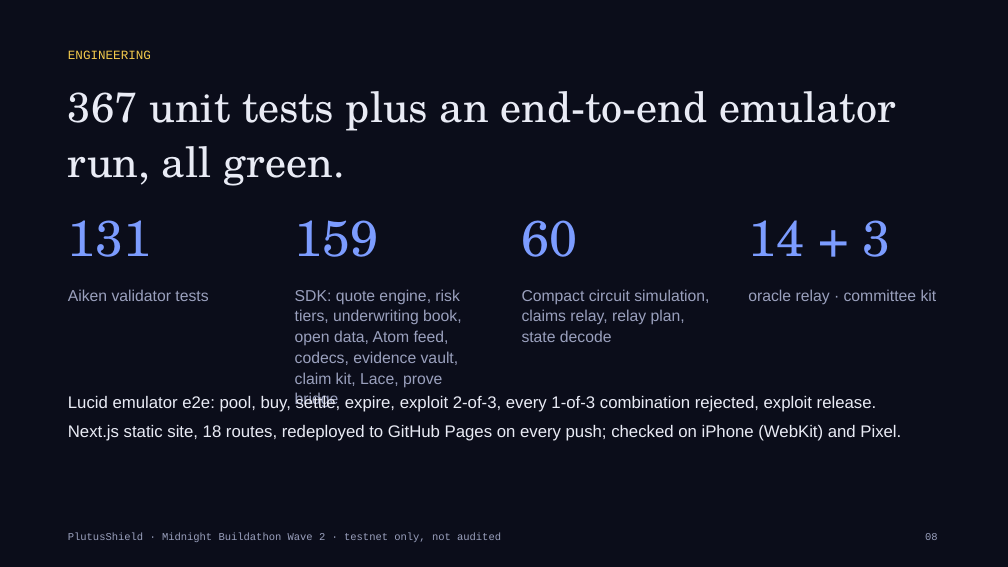
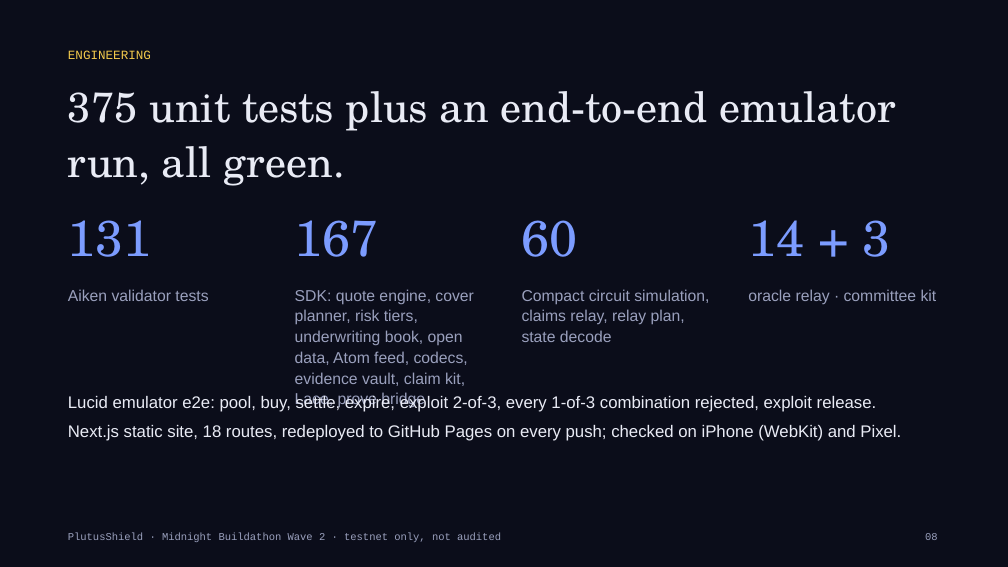
Before and after one commit to Kshot3000/PlutusShield, a slide deck: slide 8 of docs/buildathon/PlutusShield-Wave2-deck.pptx. Drawn at 1008x567 pixels with LibreOffice and Linux fonts; fonts in the diff are those of the drawing. Boxes give left, top, right and bottom in pixels: in the first picture for what was removed or moved away, otherwise in the second. Text is boxed around its words. In the diff, an @@ line names an element or a change of style, - is before the commit and + after.

```diff
--- a/docs/buildathon/PlutusShield-Wave2-deck.pptx
+++ b/docs/buildathon/PlutusShield-Wave2-deck.pptx
@@ text at [68,91,896,186]: text changed @@
-367 unit tests plus an end-to-end emulator run, all green.
+375 unit tests plus an end-to-end emulator run, all green.
@@ text at [295,220,379,257]: text changed @@
-159
+167
@@ text at [295,289,473,409]: text changed @@
-SDK: quote engine, risk tiers, underwriting book, open data, Atom feed, codecs, evidence vault, claim kit, Lace, prove bridge
+SDK: quote engine, cover planner, risk tiers, underwriting book, open data, Atom feed, codecs, evidence vault, claim kit, Lace, prove bridge
```
Also in this commit, not shown: 15 other files.
